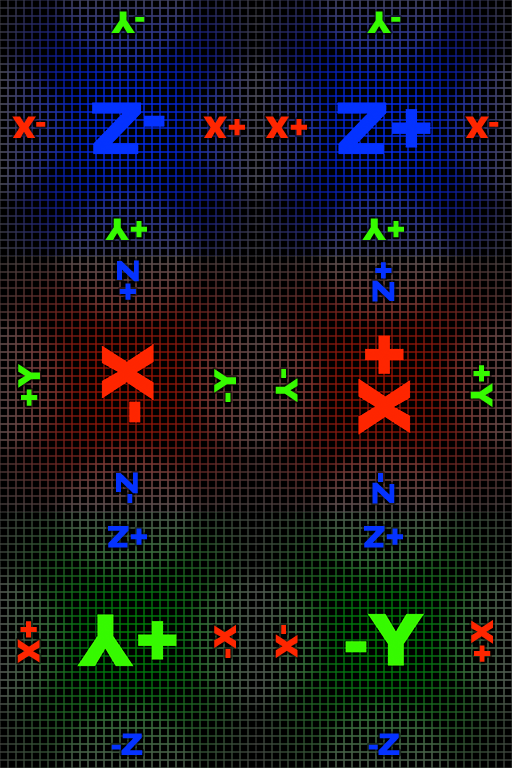
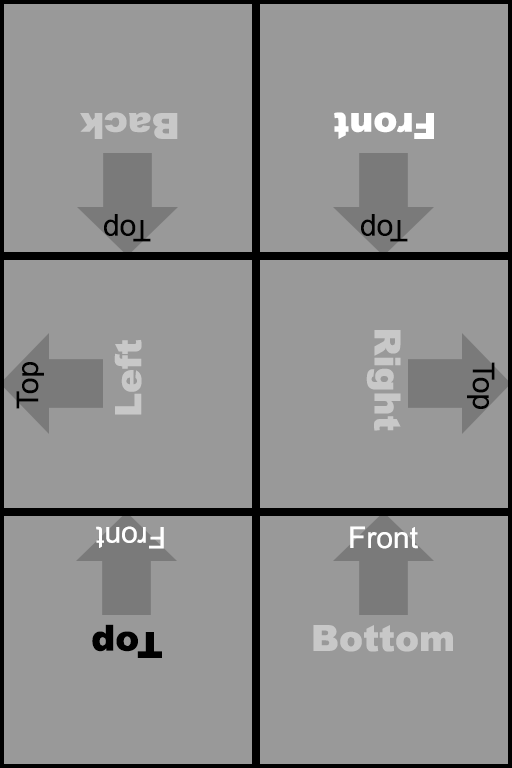
Before/after of a 512x768 layered artwork. What changed in the layer stack:
added group "labels" with 12 layers above "arrows" over 16, 112, 495, 658
added layer "Right" in group "labels" over 366, 330, 401, 431
added layer "Left" in group "labels" over 114, 339, 142, 415
added layer "Back" in group "labels" over 80, 112, 178, 139
added layer "Top" (1st of 5, in "labels") in group "labels" over 16, 362, 44, 409
added layer "Top" (2nd of 5, in "labels") in group "labels" over 467, 362, 495, 409
added layer "Top" (3rd of 5, in "labels") in group "labels" over 361, 214, 408, 242
added layer "Top" (4th of 5, in "labels") in group "labels" over 104, 214, 151, 242
added layer "Top" (5th of 5, in "labels") in group "labels" over 92, 624, 162, 658
added layer "Bottom" in group "labels" over 313, 625, 453, 652
added layer "Front" (1st of 3, in "labels") in group "labels" over 96, 526, 164, 549
added layer "Front" (2nd of 3, in "labels") in group "labels" over 350, 526, 418, 549
added layer "Front" (3rd of 3, in "labels") in group "labels" over 334, 112, 434, 139
added layer "arrows" (multiply, 20%) above "outlines" over 0, 153, 511, 615
added layer "outlines" above "Layer 3" over 0, 0, 512, 768
added layer "Layer 3" (40%) above "fill" over 0, 0, 512, 768
added layer "fill" above "Z edges" over 0, 0, 512, 768
